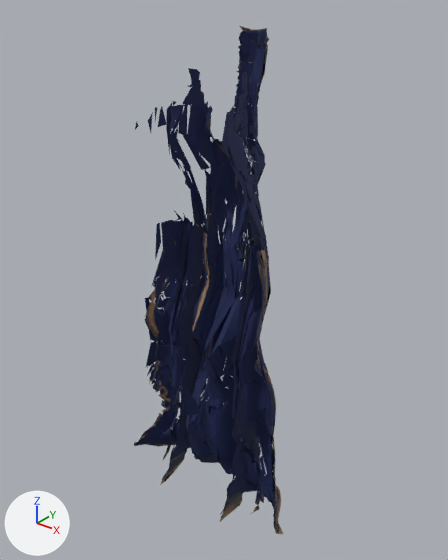
Renders of the FBX model design/survival-theme-a-fantasy/heroes/anim/seraphine/final/SERAPHINE_cape.fbx from each side of a commit.
One viewpoint serves both versions: a 50 mm camera at (0.795, -0.813, 1.448) aimed at (0.012, 0.167, 0.841). Lighting does not change. The marker at lower left points along +X, +Y and +Z. The first picture is the older version. Vertices at exactly the same position are counted once.

Names of what the first picture shows: 'SERAPHINE_cape'.
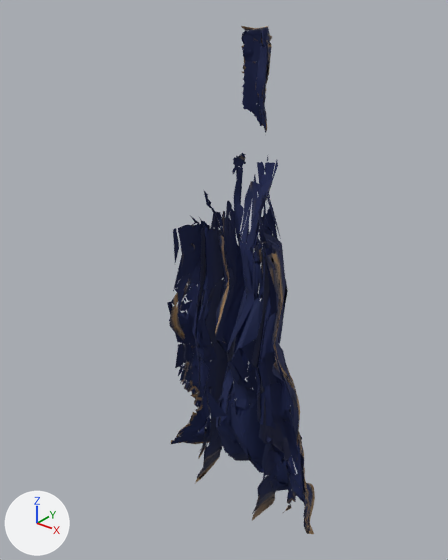
Where the change shows, as pixel boxes (x1, y1, x2, y2) in the pictures (448 x 560 px):
```json
{"object": "SERAPHINE_cape", "change": "reshaped, moved, turned", "before": [134, 26, 283, 534], "after": [167, 26, 315, 534]}
{"part": 1, "of": "me_seraphine_cloth_001", "change": "deleted", "before": [135, 68, 265, 218], "on screen": "blue"}
{"part": 2, "of": "me_seraphine_cloth_001", "change": "cut back", "before": [182, 102, 267, 247], "on screen": "blue"}
```

Edits to the scene script, one JSON object a line:
```json
{"block": "me_seraphine_cloth_001", "where": "# used by ob_seraphine_cape; location = (0.0, 0.0, 0.0)"}
{"op": "remove", "block": "me_seraphine_cloth_001", "code": "me_seraphine_cloth_001.from_pydata(...)  # 10776 vertices, 11656 faces; spans x -0.251..0.251, y 0.003..0.309, z 0.243..1.363"}
{"op": "add", "block": "me_seraphine_cloth_001", "code": "me_seraphine_cloth_001.from_pydata(...)  # 8025 vertices, 7971 faces; spans x -0.251..0.251, y 0.003..0.309, z 0.243..1.363"}
{"block": "me_seraphine_cloth_001", "change": "me_seraphine_cloth_001 part 1: 86 loose pieces with 1617 vertices, spanning x -0.108..0.09, y 0.036..0.293, z 0.955..1.29, are deleted"}
{"block": "me_seraphine_cloth_001", "change": "me_seraphine_cloth_001 part 2: 2 vertices moved within x 0.015..0.087, y 0.199..0.274, z 0.948..1.168; 1134 vertices removed from x -0.085..0.088, y 0.139..0.293, z 0.915..1.221"}
{"op": "set", "path": "ob_seraphine_cape.location", "old": "(0.0, 0.0, 0.0)", "new": "(0.066, 0.086, -0.013)"}
{"op": "set", "path": "ob_seraphine_cape.rotation_euler", "old": "(0.0, 0.0, 0.0)", "new": "(0.0814, -0.0448, -0.0878)", "note": "degrees (0, 0, 0) -> degrees (4.7, -2.6, -5)"}
```
